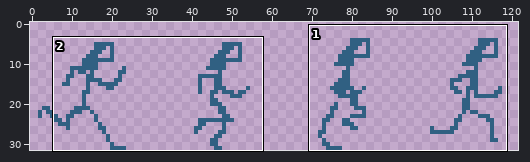
Sprite sheet: basics/stick_run.png. The first picture is a wide view before the edit; the outline marks the close-up.
Close-up. Before:
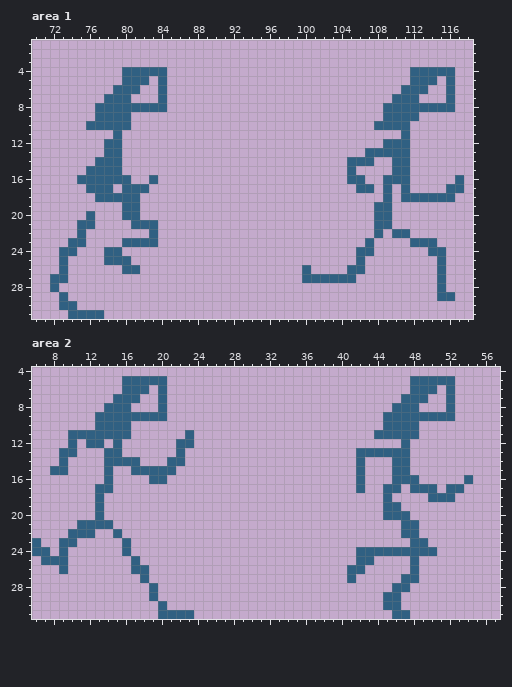
The file is 128x32 pixels. Shown: area 1: x 70..118, y 1..31; area 2: x 6..57, y 4..31. The wide view leaves out empty margins.
After:
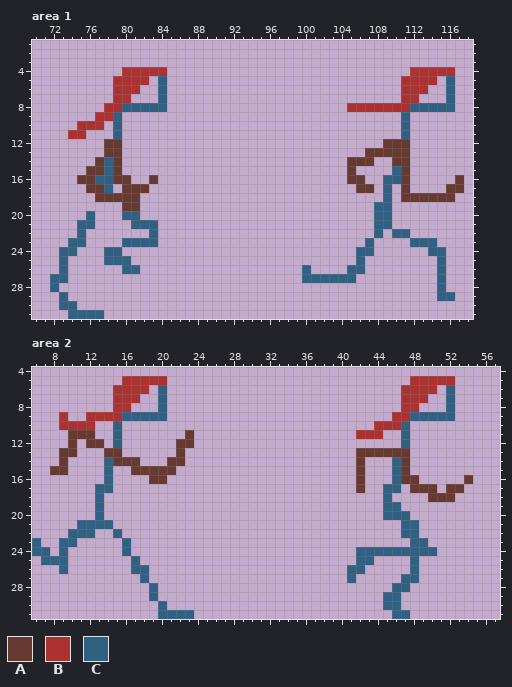
Palette (. is transparent): A #663931  B #ac3232  C #306082
Change:
Changed rows in their new state; - is an unchanged pixel.
Area 1:
first column x 74:
 4 ------BBBBB---------------------------BBBBB-
 5 -----BBBB----------------------------BBBB---
 6 -----BBB-----------------------------BBB----
 7 ----.BB-----------------------------.BB-----
 8 ---.BB-------------------------BBBBBBB------
 9 ---BB-.----------------------------..-.-----
10 -BBB.-.---------------------------...-------
11 BB------------------------------------------
12 ----AA-----------------------------AAA------
13 ----AA---------------------------AAAAA------
14 ---A-A-------------------------AAA--AA------
15 --AA-A-------------------------A-----A------
16 -AA--AA--A---------------------AA----A-----A
17 --AA--AAA-----------------------AA---A----AA
18 ---AAAAA-----------------------------AAAAAA-
19 ------AA------------------------------------
Area 2:
first column x 8:
 5 --------BBBBB---------------------------BBBBB--
 6 -------BBBB----------------------------BBBB----
 7 -------BBB-----------------------------BBB-----
 8 ------.BB-----------------------------.BB------
 9 -B--BBBB-----------------------------.BB-------
10 -BBBB..-.---------------------------BBB-.------
11 --AAA..-.------A------------------BBB..-.------
12 --A-AA--------AA-------------------------------
13 -AA---AA------A-------------------AAAAAA-------
14 -A-----AAA---AA-------------------A----A-------
15 AA-------AAAAA--------------------A----A-------
16 -----------AA---------------------A----AA-----A
17 ----------------------------------A-----AAA-AA-
18 ------------------------------------------AAA--
